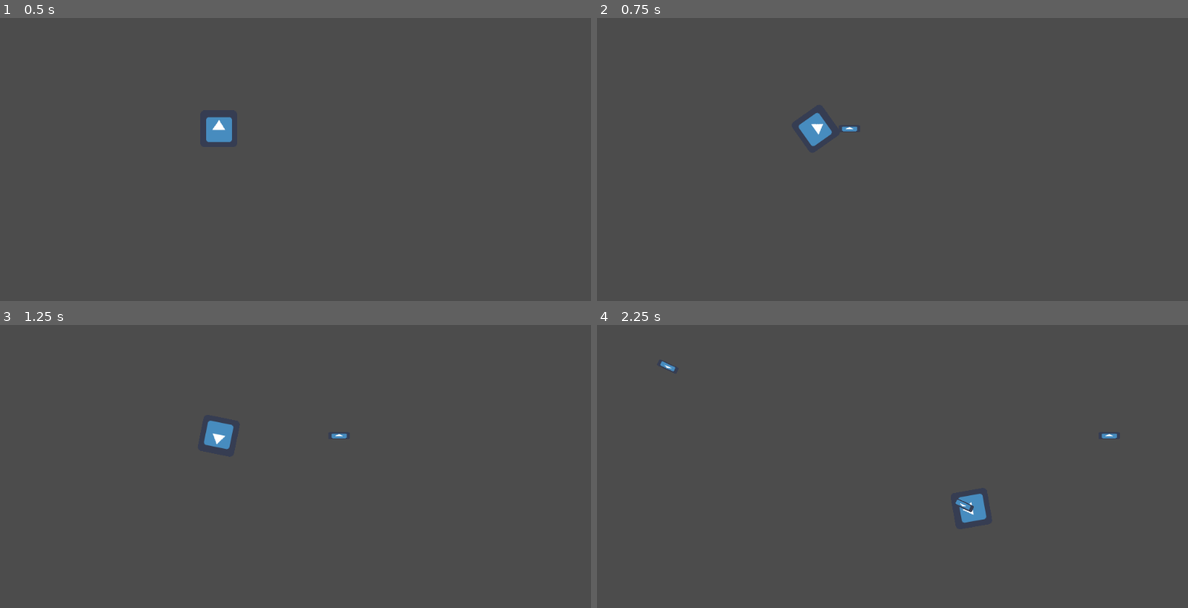
Above: before the commit, frames 1-4 (two rows, left to right).
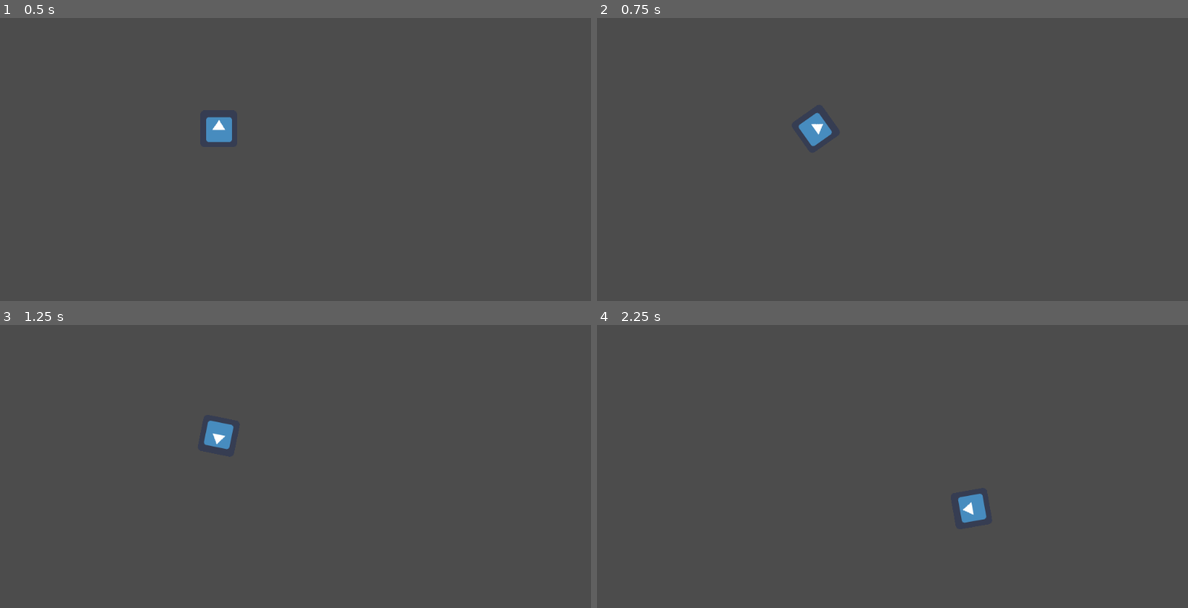
Above: after the commit, the same moments.

Repository: adrianriverof/juego-viaje
Game: Godot game, scene res://player.tscn
Two runs of this game, one before a commit and one after it. Both use one fixed random seed, a clock stepped at 60 frames per second and the inputs below. The project has no main scene, so this scene is started directly. The engine's default icon, where the game draws it, is replaced by a stand-in: a white triangle on a blue panel in a dark square.
Inputs:
- Up to frame 1 (0.5 s): no input
- Up to frame 2 (0.75 s): tap Enter at 0.5 s; hold G (p1right) from 0.53 s (still down); hold S (p1shoot) from 0.53 s (still down)
- Up to frame 3 (1.25 s): keep holding G (p1right); keep holding S (p1shoot)
- Up to frame 4 (2.25 s): release G (p1right) at 1.28 s; release S (p1shoot) at 1.28 s; hold F (p1down) 1.28-2.03 s; tap S (p1shoot) at 1.35 s; hold G (p1right) from 2.03 s (still down); hold S (p1shoot) from 2.03 s (still down)

Frame 1 is identical in both runs. In frame 2, less than 0.1% of the frame differs, in the area x 41-45%, y 38-41%; in frame 3, less than 0.1%; in frame 4, 0.2%, in the area x 10-88%, y 12-67%.

Commit message:
cambiado como checkea el shoot para intentar arreglar un bug con los inputs

Diff:
--- a/player.gd
+++ b/player.gd
@@ -22,23 +22,25 @@
 
 func _physics_process(delta):
 	move()
+	#shoot()
 
-func _input(event):
-	if Input.is_action_pressed("p1shoot") and check_firerate():
-		shoot()
+func shoot():
 
+	if player_is_pressing_shoot() and you_can_shoot():
+		firerate_timer.start()
+		fire_bullet(rotation)
 
-func check_firerate():
+func player_is_pressing_shoot():
+	if Input.is_action_pressed("p1shoot"):
+		return true
+	else:
+		return false
+
+func you_can_shoot():
 	if firerate_timer.is_stopped():
 		return true
 	else:
 		return false
-
-func shoot():
-
-	firerate_timer.start()
-
-	fire_bullet(rotation)
 
 
 
